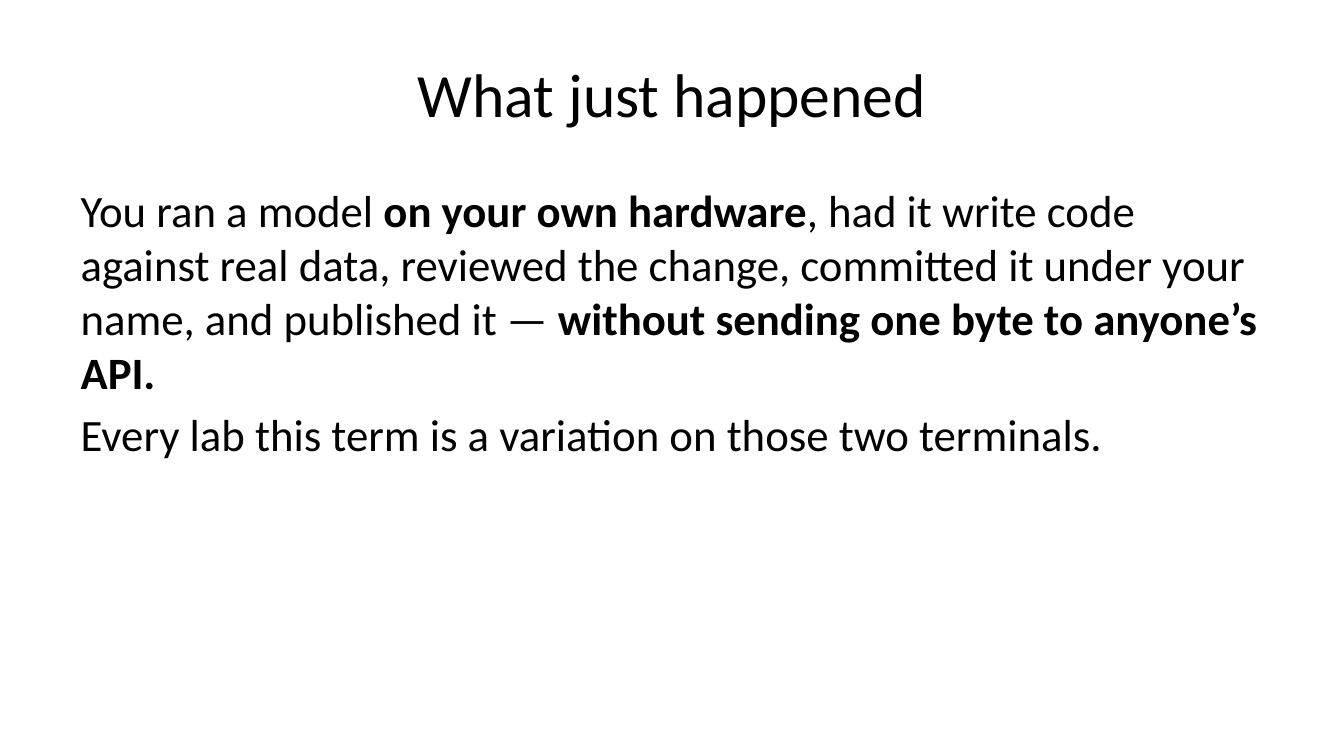
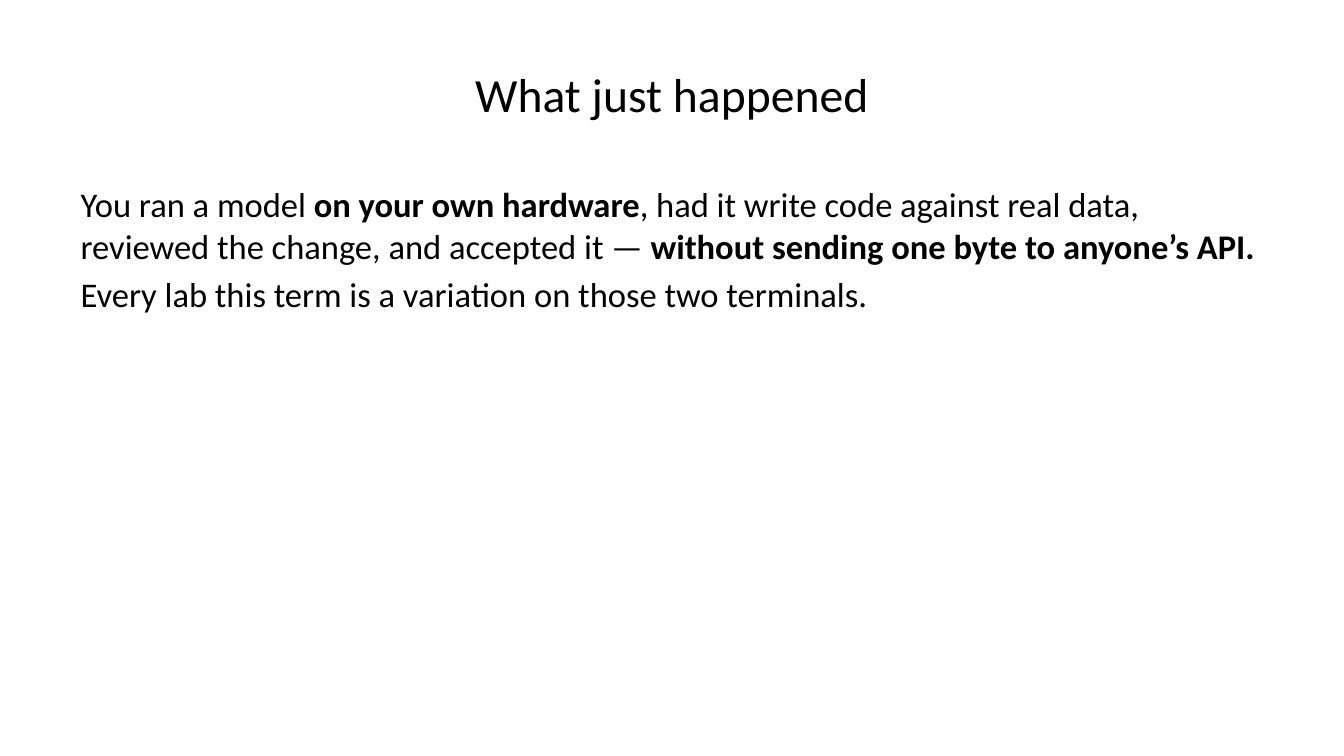
Before and after one commit to warint/quantitative-methods, a slide deck: slide 40 of 01-foundations-scenarios-and-tools/00-pre-session/slides-welcome-and-setup.pptx (slide 52 before the commit). Drawn at 1344x756 pixels with LibreOffice and Linux fonts; fonts in the diff are those of the drawing. Boxes give left, top, right and bottom in pixels: in the first picture for what was removed or moved away, otherwise in the second. Text is boxed around its words. In the diff, an @@ line names an element or a change of style, - is before the commit and + after.

```diff
--- a/01-foundations-scenarios-and-tools/00-pre-session/slides-welcome-and-setup.pptx
+++ b/01-foundations-scenarios-and-tools/00-pre-session/slides-welcome-and-setup.pptx
@@ title "What just happened" at [475, 79, 868, 120]: size 33 to 25.5 pt @@
@@ text at [81, 192, 1255, 265]: text changed; size 24 to 18.5 pt @@
-You ran a model on your own hardware, had it write code against real data, reviewed the change, committed it under your name, and published it — without sending one byte to anyone’s API.
+You ran a model on your own hardware, had it write code against real data, reviewed the change, and accepted it — without sending one byte to anyone’s API.
@@ text at [81, 283, 867, 313]: size 24 to 18.5 pt in "Every lab this term is a variation ..."; less space between paragraphs @@
```
Also in this commit, not shown: 46 other slides changed, 12 slides removed, 44 other files.
